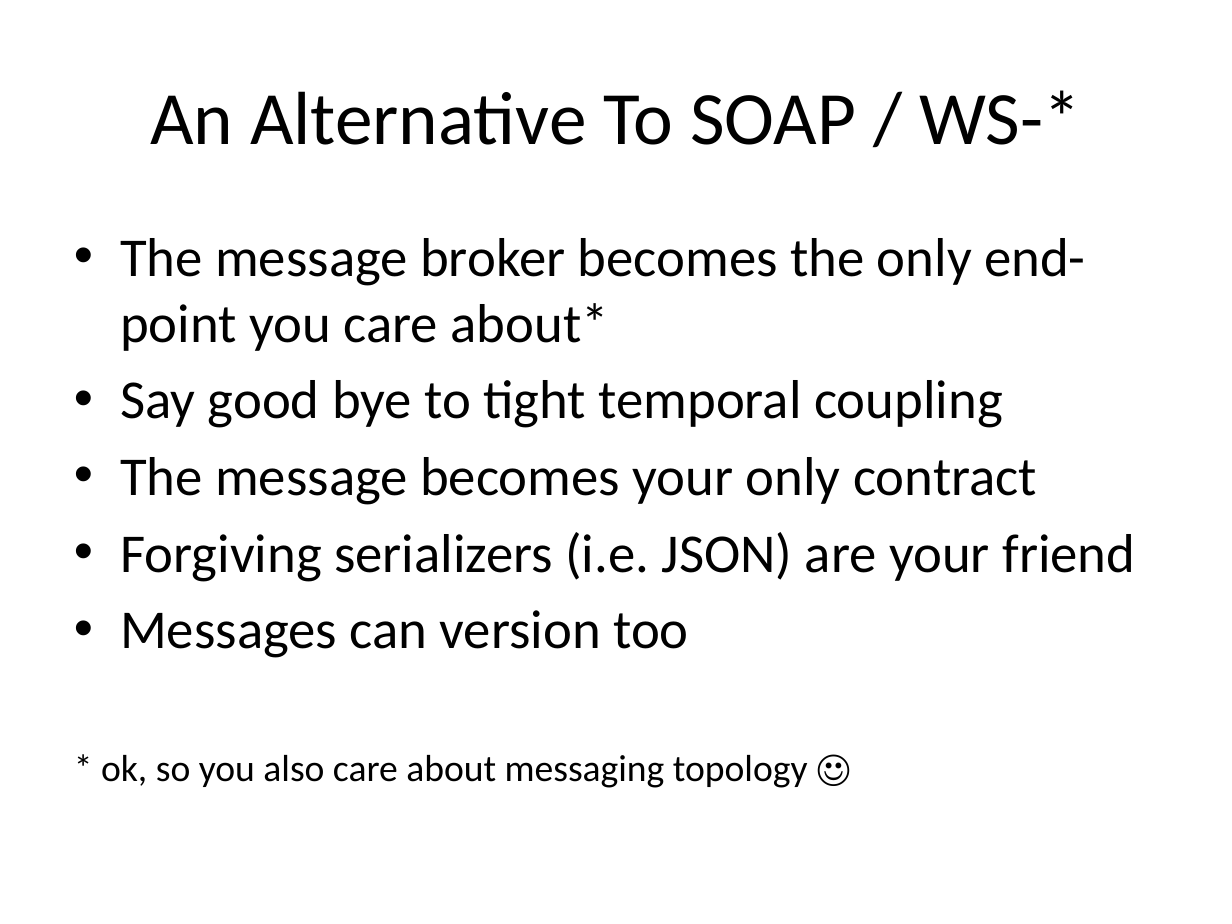
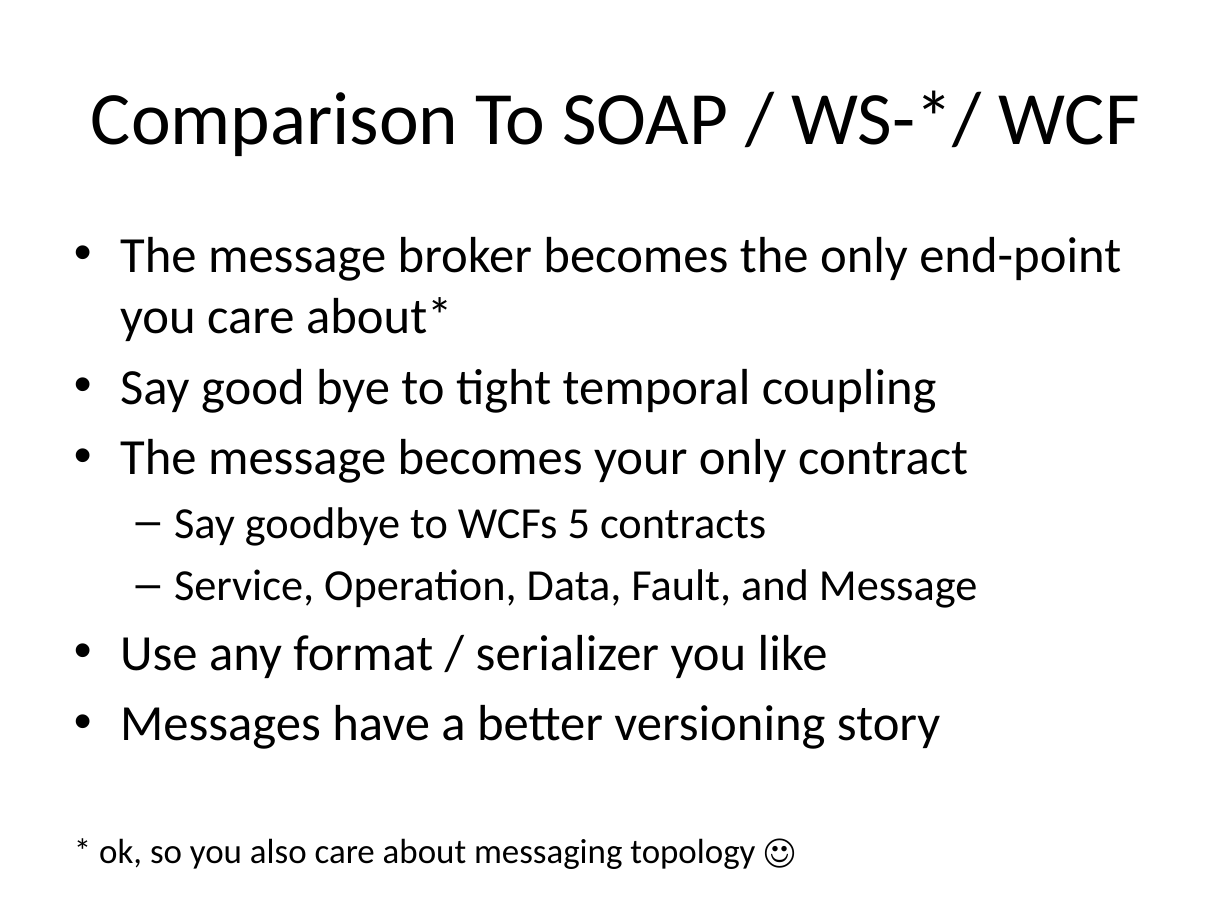
Before and after one commit to cl9p/rabbitmq-demos, a slide deck: slide 4 of Messaging Patterns.pptx. Drawn at 1232x924 pixels with LibreOffice and Linux fonts; fonts in the diff are those of the drawing. Boxes give left, top, right and bottom in pixels: in the first picture for what was removed or moved away, otherwise in the second. Text is boxed around its words. In the diff, an @@ line names an element or a change of style, - is before the commit and + after.

Commit message:
Updates to powerpoint

```diff
--- a/Messaging Patterns.pptx
+++ b/Messaging Patterns.pptx
@@ title at [91, 90, 1140, 156]: text changed @@
-An Alternative To SOAP / WS-*
+Comparison To SOAP / WS-*/ WCF
@@ text at [99, 237, 1121, 869]: size 32 to 29.6 pt in "The message broker becomes the only end-point ...", "Say good bye to tight temporal coupling", "The message becomes your only contract"; size 22 to 20.4 pt in "* ok, so you also care about ..." @@
@@ text at [120, 507, 977, 749]: text changed; size 32 to 25.9 pt @@
-• Forgiving serializers (i.e. JSON) are your friend
-• Messages can version too
+  – Say goodbye to WCFs 5 contracts
+  – Service, Operation, Data, Fault, and Message
+• Use any format / serializer you like
+• Messages have a better versioning story
```
Also in this commit, not shown: 10 other slides changed, 2 slides added.
